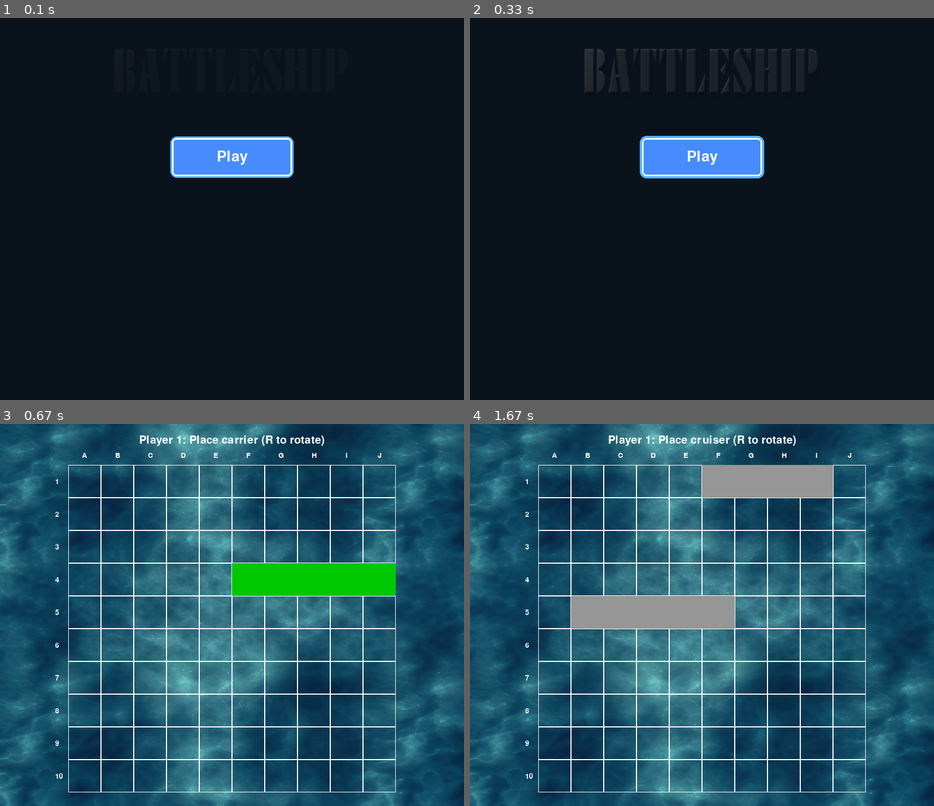
Above: before the commit, frames 1-4 (two rows, left to right).
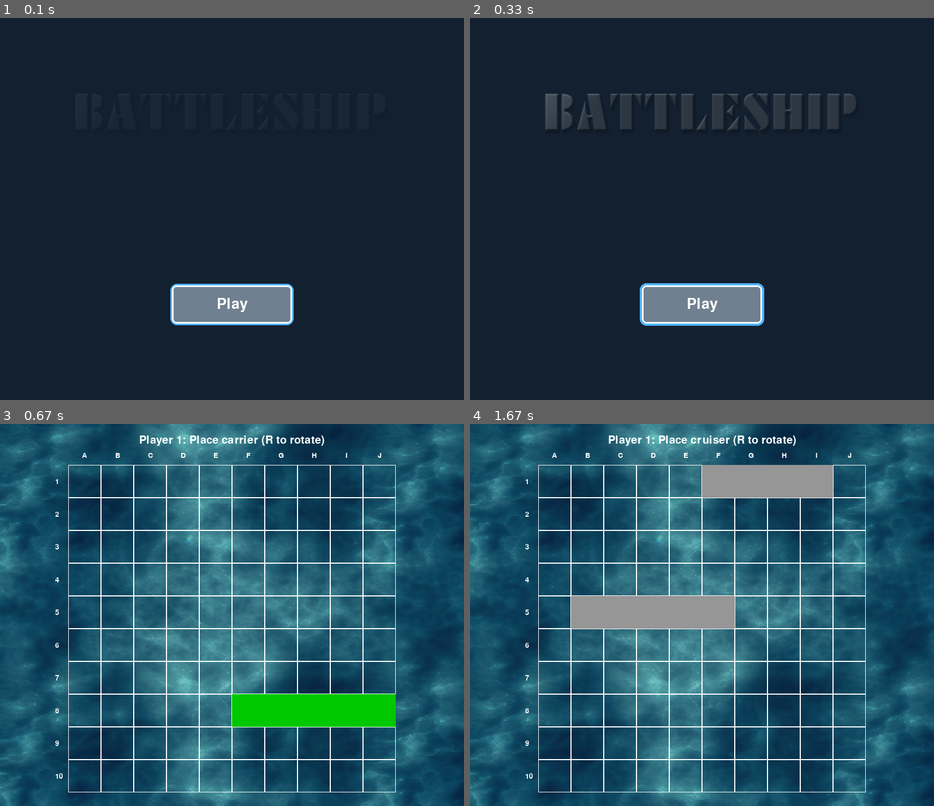
Above: after the commit, the same moments.

Repository: 1metropolis/battleship-py
Game: pygame game, started from main.py
The game is run twice, just before and just after one commit, with the same random seed, the same clock (stepped at 60 frames per second) and the same inputs.
Inputs (mouse positions are in pixels of both pictures, inside the frame that each line leads up to):
- Up to frame 1 (0.1 s): no input
- Up to frame 2 (0.33 s): no input
- Up to frame 3 (0.67 s): click "Play" at 0.38 s
- Up to frame 4 (1.67 s): click (590, 618) at 0.72 s; click (771, 481) at 1.05 s; click (711, 485) at 1.38 s

The runs differ from the first frame. In frame 1, 6.7% of the frame differs, in the area x 16-83%, y 19-81%; in frame 2, 9.7%, in the area x 16-84%, y 8-81%; in frame 3, 6.1%; in frame 4, nothing differs.

Commit message:
temporary save

Diff:
--- a/main.py
+++ b/main.py
@@ -12,6 +12,7 @@
 # load settings
 rows, cols, ships = load_settings()
 
+# initalize pygame
 pygame.init()
 
 # screen dimensions
@@ -22,6 +23,8 @@
 windowicon = pygame.image.load("assets/icon.png")
 bg = pygame.image.load("assets/battlemap.png")
 bg = pygame.transform.scale(bg, (WIDTH, HEIGHT))
+pygame.mixer.music.load("assets/music.mp3")
+pygame.mixer.music.play(-1)
 
 # window icon and title
 pygame.display.set_icon(windowicon)
--- a/modules/menu.py
+++ b/modules/menu.py
@@ -5,8 +5,8 @@
 WHITE = (255, 255, 255)
 
 # Button colors
-BUTTON_COLOR = (70, 140, 255)
-BUTTON_HOVER_COLOR = (110, 170, 255)
+BUTTON_COLOR = (112, 128, 144)
+BUTTON_HOVER_COLOR = (176, 196, 222)
 
 # Dark naval steel background
 BG_COLOR = (18, 32, 47)
@@ -38,15 +38,18 @@
 
     # Load logo
     logo = pygame.image.load("assets/logo.png").convert_alpha()
-    logo = pygame.transform.smoothscale(logo, (450, 120))
+    desired_width = min(600, screen.get_width() - 80)
+    desired_height = int(desired_width * 66 / 398)
+    logo = pygame.transform.smoothscale(logo, (desired_width, desired_height))
     logo_rect = logo.get_rect()
     logo_rect.centerx = screen.get_rect().centerx
-    logo_rect.top = 40
+    logo_rect.top = 125  # Top margin
+
 
     # Button centered under logo
     screen_rect = screen.get_rect()
     button_rect = pygame.Rect(
-        (screen_rect.centerx - BUTTON_WIDTH // 2, logo_rect.bottom + 60),
+        (screen_rect.centerx - BUTTON_WIDTH // 2, int(screen_rect.height * 0.75) - BUTTON_HEIGHT // 2),
         (BUTTON_WIDTH, BUTTON_HEIGHT)
     )
 
@@ -72,18 +75,6 @@
         logo_fade.set_alpha(fade_alpha)
 
         screen.blit(logo_fade, logo_rect)
-
-        # -----------------------------
-        # 2. Vignette background effect
-        # -----------------------------
-        vignette_surface = pygame.Surface(screen.get_size(), pygame.SRCALPHA)
-        pygame.draw.circle(
-            vignette_surface,
-            (0, 0, 0, 100),
-            screen_rect.center,
-            max(screen_rect.width, screen_rect.height)
-        )
-        screen.blit(vignette_surface, (0, 0))
 
         # ------------------------------------
         # 3. Pulsing glow effect for the button
--- a/modules/placement.py
+++ b/modules/placement.py
@@ -1,7 +1,7 @@
 import pygame
 from modules.draw import draw_grid
 import curses
-import firing
+from modules import firing
 
 # Symbols for internal board
 WATER = "~"
